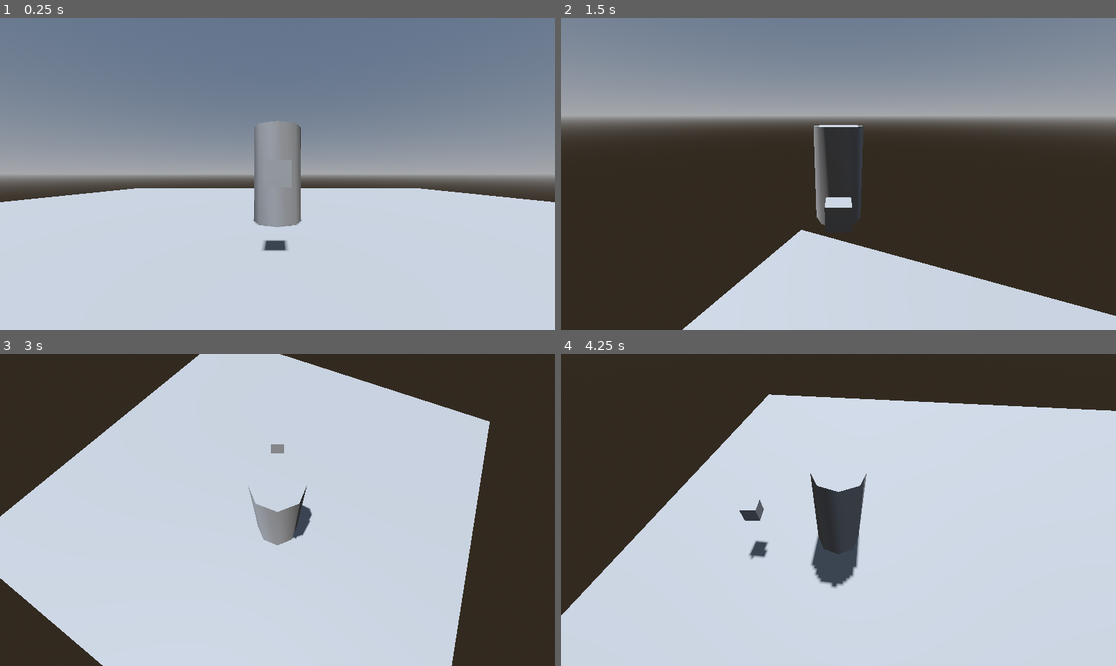
Above: before the commit, frames 1-4 (two rows, left to right).
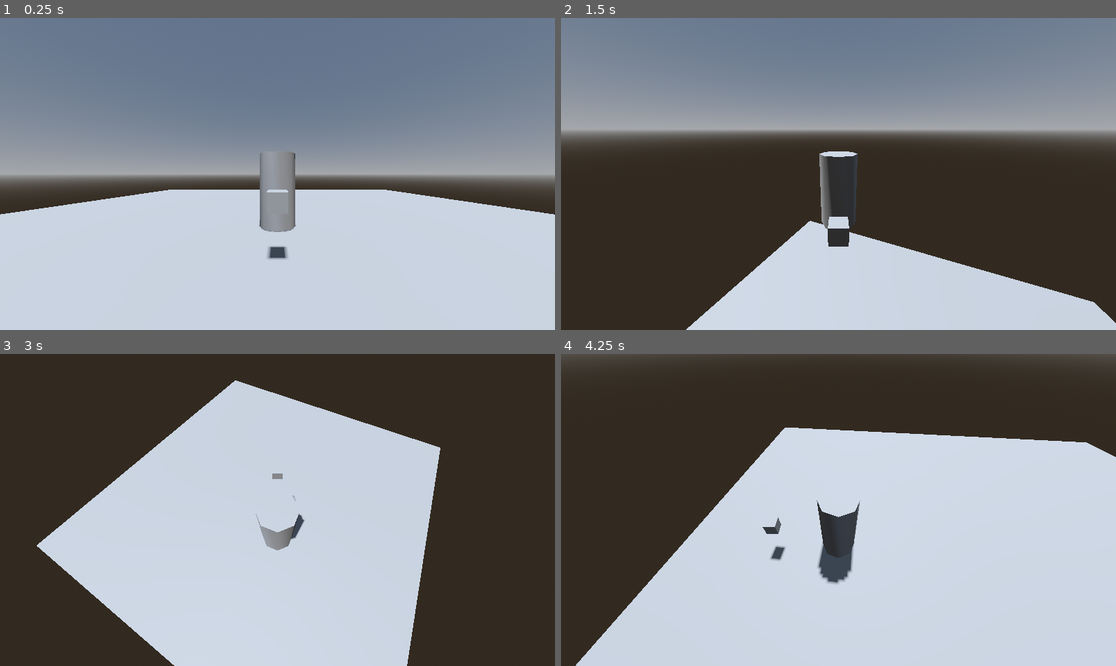
Above: after the commit, the same moments.

Repository: Hillmanhill/Fishing-System-Using-Command-Pattern
Game: Godot game, scene res://TestScene.tscn
Two runs of this game, one before a commit and one after it. Both use one fixed random seed, a clock stepped at 60 frames per second and the inputs below.
Inputs (mouse positions are in pixels of both pictures, inside the frame that each line leads up to):
- Up to frame 1 (0.25 s): no input
- Up to frame 2 (1.5 s): tap Enter at 0.5 s; move the mouse to (960, 158) at 0.52 s; hold D (PlayerRight) 0.53-1.28 s; tap Space (PlayerJump) at 0.77 s; move the mouse to (727, 189) at 1.27 s; hold S (PlayerBackward) from 1.28 s (still down)
- Up to frame 3 (3 s): tap Space (PlayerJump) at 1.52, 2.75 s; move the mouse to (333, 441) at 2.02 s; release S (PlayerBackward) at 2.03 s; hold D (PlayerRight) 2.03-2.78 s; move the mouse to (249, 572) at 2.77 s; hold W (PlayerForward) from 2.78 s (still down)
- Up to frame 4 (4.25 s): tap Space (PlayerJump) at 3.02, 3.77 s; move the mouse to (1005, 556) at 3.52 s; release W (PlayerForward) at 3.53 s; hold A (PlayerLeft) from 3.53 s (still down)

The runs differ from the first frame. In frame 1, 3.0% of the frame differs, in the area x 0-100%, y 32-78%; in frame 2, 9.8%; in frame 3, 24%, in the area x 0-89%, y 0-100%; in frame 4, 16%.

Commit message:
file structure fixed and player moved to player folder

Diff:
--- a/Player/player.tscn
+++ /dev/null
@@ -1,25 +0,0 @@
-[gd_scene load_steps=3 format=3 uid="uid://bpgjkra8k7buf"]
-
-[ext_resource type="Script" uid="uid://bncuc2imx11h1" path="res://Player/PlayerMovement.gd" id="1_4flbx"]
-
-[sub_resource type="CylinderShape3D" id="CylinderShape3D_cguwc"]
-
-[node name="Player" type="CharacterBody3D" node_paths=PackedStringArray("camera_3d", "player_meshes")]
-script = ExtResource("1_4flbx")
-camera_3d = NodePath("CameraMountOrbit/CameraMountPitch/Camera3D")
-player_meshes = NodePath("CSGCylinder3D")
-
-[node name="CollisionShape3D" type="CollisionShape3D" parent="."]
-shape = SubResource("CylinderShape3D_cguwc")
-
-[node name="CSGCylinder3D" type="CSGCylinder3D" parent="."]
-
-[node name="CSGBox3D" type="CSGBox3D" parent="CSGCylinder3D"]
-transform = Transform3D(0.325575, 0, 0, 0, 0.325575, 0, 0, 0, 0.325575, 0, 0, 1.84151)
-
-[node name="CameraMountOrbit" type="Node3D" parent="."]
-
-[node name="CameraMountPitch" type="Node3D" parent="CameraMountOrbit"]
-
-[node name="Camera3D" type="Camera3D" parent="CameraMountOrbit/CameraMountPitch"]
-transform = Transform3D(1, 0, 0, 0, 1, 0, 0, 0, 1, 0, 0, 4.3399)
--- a/TestScene.tscn
+++ b/TestScene.tscn
@@ -1,6 +1,6 @@
 [gd_scene load_steps=5 format=3 uid="uid://btjsp0rgdfor6"]
 
-[ext_resource type="PackedScene" uid="uid://cqp6c8u06cem0" path="res://player.tscn" id="1_mncer"]
+[ext_resource type="PackedScene" uid="uid://bpgjkra8k7buf" path="res://_Player/player.tscn" id="1_mncer"]
 
 [sub_resource type="ProceduralSkyMaterial" id="ProceduralSkyMaterial_mncer"]
 
--- a/player.tscn
+++ b/_Player/player.tscn
@@ -1,19 +1,16 @@
-[gd_scene load_steps=3 format=3 uid="uid://cqp6c8u06cem0"]
+[gd_scene load_steps=3 format=3 uid="uid://bpgjkra8k7buf"]
 
-[ext_resource type="Script" uid="uid://bncuc2imx11h1" path="res://Player/PlayerMovement.gd" id="1_4flbx"]
+[ext_resource type="Script" uid="uid://bncuc2imx11h1" path="res://_Player/PlayerMovement.gd" id="1_4flbx"]
 
 [sub_resource type="CylinderShape3D" id="CylinderShape3D_cguwc"]
 
 [node name="Player" type="CharacterBody3D" node_paths=PackedStringArray("camera_3d", "player_meshes")]
-axis_lock_angular_x = true
-axis_lock_angular_z = true
 script = ExtResource("1_4flbx")
 gravityMultiplyer = 3.0
 camera_3d = NodePath("CameraMountOrbit/CameraMountPitch/Camera3D")
 player_meshes = NodePath("CollisionShape3D/CSGCylinder3D")
 
 [node name="CollisionShape3D" type="CollisionShape3D" parent="."]
-transform = Transform3D(1, 0.000608315, -0.000799389, -0.000606397, 0.999997, 0.00241784, 0.000800845, -0.00241736, 0.999997, 0, 0, 0)
 shape = SubResource("CylinderShape3D_cguwc")
 
 [node name="CSGCylinder3D" type="CSGCylinder3D" parent="CollisionShape3D"]
@@ -26,4 +23,5 @@
 [node name="CameraMountPitch" type="Node3D" parent="CameraMountOrbit"]
 
 [node name="Camera3D" type="Camera3D" parent="CameraMountOrbit/CameraMountPitch"]
-transform = Transform3D(1, 0, 0, 0, 1, 0, 0, 0, 1, 0, 0, 4.3399)
+transform = Transform3D(1, 0, 0, 0, 1, 0, 0, 0, 1, 0, 0.43346, 4.3399)
+fov = 90.0
Renamed: Player/PlayerMovement.gd -> _Player/PlayerMovement.gd
Renamed: Player/PlayerMovement.gd.uid -> _Player/PlayerMovement.gd.uid
